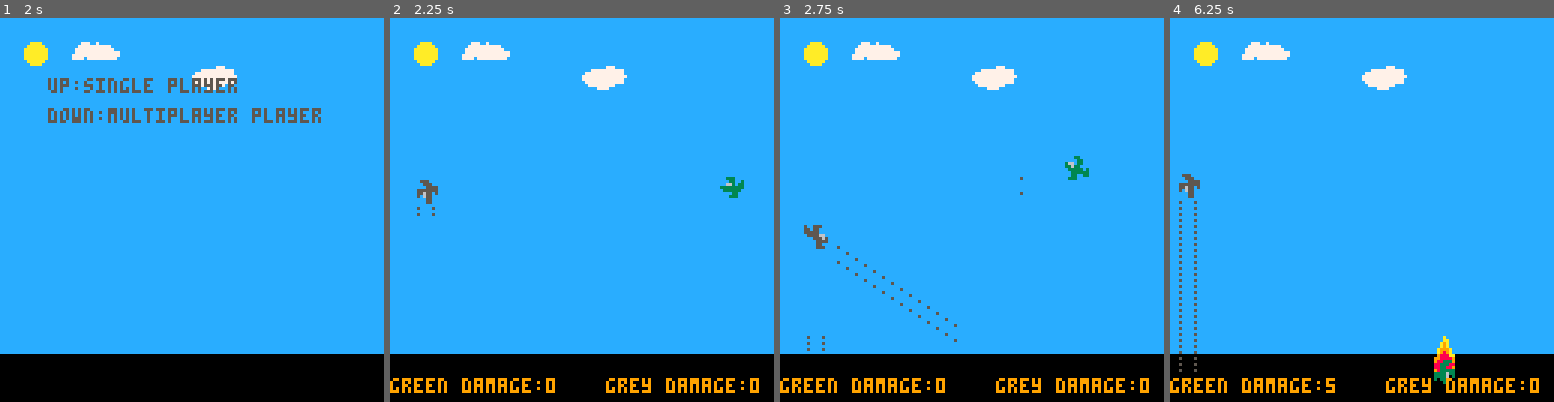
Above: before the commit, frames 1-4 (left to right).
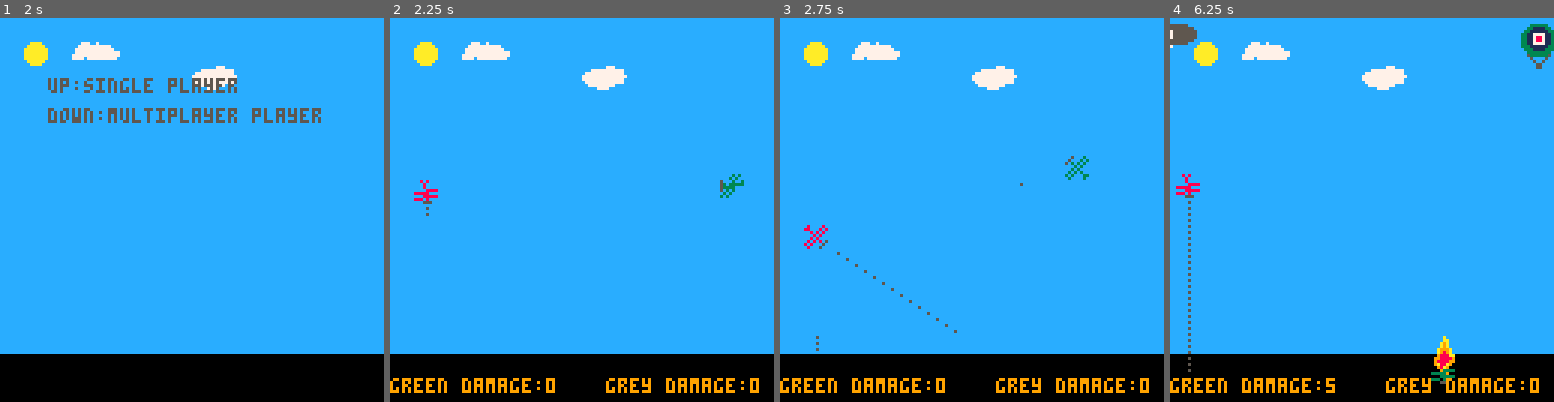
Above: after the commit, the same moments.

Repository: jerrybookbenson/pico8-games
Game: PICO-8 cartridge plane-battle.p8
Two runs of this game, one before a commit and one after it. Both use one fixed random seed, a clock stepped at 60 frames per second and the inputs below.
Inputs:
- Up to frame 1 (2 s): tap X (X key) at 0.33, 1.07, 1.85 s; tap O (Z key) at 0.7, 1.7 s; hold Right from 1.6 s (still down)
- Up to frame 2 (2.25 s): release Right at 2.1 s; tap O (Z key) at 2.1 s; hold Up from 2.15 s (still down)
- Up to frame 3 (2.75 s): release Up at 2.42 s; hold Right from 2.47 s (still down); tap O (Z key) at 2.5 s
- Up to frame 4 (6.25 s): tap O (Z key) every 0.4 s from 2.9 to 6.1 s; tap X (X key) at 2.97, 4.08, 5.2 s; release Right at 3.03 s; hold Left 3.08-3.58 s; hold Right 4.02-4.68 s; hold Up 4.73-5.03 s; hold Left 5.08-5.68 s; hold Right from 6.08 s (still down)

Frame 1 is identical in both runs. In frame 2, 0.4% of the frame differs, in the area x 6-93%, y 40-52%; in frame 3, 0.8%; in frame 4, 2.0%, in the area x 0-100%, y 1-96%.

Commit message:
fixed ww1 bugs

Diff:
--- a/plane-battle.p8
+++ b/plane-battle.p8
@@ -14,60 +14,126 @@
 
   pause = false
   is_crashing = false
-
+  is_ww1 = true
+  is_ww2 = false
   --player direction spr
-  pl1_n = 87
-  pl1_ne = 74
-  pl1_e = 71
-  pl1_se = 106
-  pl1_s = 119
-  pl1_sw = 122
-  pl1_w = 103
-  pl1_nw = 90
-	pl1_flame_spr = 94
-
-  pl2_n = 104
-  pl2_ne = 73
-  pl2_e = 88
-  pl2_se = 105
-  pl2_s = 72
-  pl2_sw = 121
-  pl2_w = 120
-  pl2_nw = 89
-  pl2_flame_spr = 93
-
-  --player spr when hit
-  pl1_n_h = 80
-  pl1_ne_h = 67
-  pl1_e_h = 64
-  pl1_se_h = 99
-  pl1_s_h = 112
-  pl1_sw_h = 115
-  pl1_w_h = 96
-  pl1_nw_h = 83
-
-  pl2_n_h = 97
-  pl2_ne_h = 66
-  pl2_e_h = 81
-  pl2_se_h = 98
-  pl2_s_h = 65
-  pl2_sw_h = 114
-  pl2_w_h = 113
-  pl2_nw_h = 82
+  if (is_ww1) then
+    pl1_n = 163
+    pl1_ne = 179
+    pl1_e = 130
+    pl1_se = 146
+    pl1_s = 162
+    pl1_sw = 178
+    pl1_w = 131
+    pl1_nw = 147
+    pl1_flame_spr = 132
+    pl1_rubble_spr1 = 133
+    pl1_rubble_spr2 = 135
+
+    pl2_n = 161
+    pl2_ne = 177
+    pl2_e = 128
+    pl2_se = 144
+    pl2_s = 160
+    pl2_sw = 176
+    pl2_w = 129
+    pl2_nw = 145
+    pl2_flame_spr = 148
+    pl2_rubble_spr1 = 149
+    pl2_rubble_spr2 = 151
+
+    --player spr when hit
+    pl1_n_h = 80
+    pl1_ne_h = 67
+    pl1_e_h = 64
+    pl1_se_h = 99
+    pl1_s_h = 112
+    pl1_sw_h = 115
+    pl1_w_h = 96
+    pl1_nw_h = 83
+
+    pl2_n_h = 97
+    pl2_ne_h = 66
+    pl2_e_h = 81
+    pl2_se_h = 98
+    pl2_s_h = 65
+    pl2_sw_h = 114
+    pl2_w_h = 113
+    pl2_nw_h = 82
+
+    zepplin_left_spr = 166
+    zepplin_middle_spr = 167
+    zepplin_right_spr = 168
+
+    balloon_nw_spr = 137
+    balloon_ne_spr = 138
+    balloon_sw_spr = 153
+    balloon_se_spr = 154
+
+    bullet_spr_horiz = 164
+    bullet_spr_vert = 164
+  elseif (is_ww2) then
+    pl1_n = 87
+    pl1_ne = 74
+    pl1_e = 71
+    pl1_se = 106
+    pl1_s = 119
+    pl1_sw = 122
+    pl1_w = 103
+    pl1_nw = 90
+    pl1_flame_spr = 94
+    pl1_rubble_spr1 = 75
+    pl1_rubble_spr2 = 91
+
+    pl2_n = 104
+    pl2_ne = 73
+    pl2_e = 88
+    pl2_se = 105
+    pl2_s = 72
+    pl2_sw = 121
+    pl2_w = 120
+    pl2_nw = 89
+    pl2_flame_spr = 93
+    pl2_rubble_spr1 = 107
+    pl2_rubble_spr2 = 123
+
+
+    --player spr when hit
+    pl1_n_h = 80
+    pl1_ne_h = 67
+    pl1_e_h = 64
+    pl1_se_h = 99
+    pl1_s_h = 112
+    pl1_sw_h = 115
+    pl1_w_h = 96
+    pl1_nw_h = 83
+
+    pl2_n_h = 97
+    pl2_ne_h = 66
+    pl2_e_h = 81
+    pl2_se_h = 98
+    pl2_s_h = 65
+    pl2_sw_h = 114
+    pl2_w_h = 113
+    pl2_nw_h = 82
+
+    bullet_spr_horiz = 95
+    bullet_spr_vert = 111
+  end
 
   flame_tail_spr1 = 77
   flame_tail_spr2 = 78
 
-  bullet_spr_horiz = 95
-  bullet_spr_vert = 111
+
 
   mortar_spr = 116
-  mortar_explosion_spr = 100
-
-  pl1_rubble_spr1 = 75
-  pl1_rubble_spr2 = 91
-  pl2_rubble_spr1 = 107
-  pl2_rubble_spr2 = 123
+  bomb_spr = 183
+
+  explosion_spr = 100
+  explosion_nw_spr = 68
+  explosion_sw_spr = 84
+  explosion_ne_spr = 69
+  explosion_se_spr = 85
 
 	actors = {} --all actors in world
   game_over = false
@@ -148,7 +214,18 @@
     move_player (pl1, pl1_flame, pl1_flame_spr,pl1_speed)
     move_player (pl2, pl2_flame, pl2_flame_spr,pl2_speed)
     move_bullets ()
-    move_mortars ()
+    if(is_ww1) then
+      move_zepplins()
+      move_balloons()
+      move_bombs()
+
+    elseif (is_ww2) then
+      if (flr(rnd(100)) == 1) then
+        make_actor(rnd(max_x), max_y + 1, mortar_spr, "n",speed, 0,rnd(max_y))
+      end
+      move_ordanance (mortar_spr,-speed)
+    end
+
     check_collision(pl1, pl1_flame_spr)
     check_collision(pl2, pl2_flame_spr)
 	end
@@ -169,7 +246,7 @@
 
 function check_collision(pl, flame_spr, flame)
   for actor in all(actors) do
-		if (actor.spr == bullet_spr_horiz or actor.spr == bullet_spr_vert or actor.spr == mortar_spr or actor.spr == mortar_explosion_spr) then
+		if (actor.spr == bullet_spr_horiz or actor.spr == bullet_spr_vert or actor.spr == mortar_spr or actor.spr == explosion_spr or is_exploding_spr(actor.spr) or actor.spr == bomb_spr) then
       if (actor.x >  pl.x -.5
         and actor.x < pl.x +.5
         and actor.y > pl.y - .5
@@ -178,7 +255,7 @@
         if (not is_crashing) then
           pl.damage = pl.damage + 1
           switch(pl)
-          if (pl.damage == game_over_damage or actor.spr == mortar_explosion_spr) then
+          if (pl.damage == game_over_damage or actor.spr == explosion_spr or is_exploding_spr(actor.spr)) then
             pl.damage = game_over_damage
             is_crashing = true;
             pl.spr = flame_spr
@@ -377,26 +458,81 @@
   end
 end
 
-function move_mortars()
-  local rand_mortar = flr(rnd(100))
-  if (rand_mortar == 1) then
-    make_actor(rnd(max_x), max_y + 1, mortar_spr, "n",speed, 0,rnd(max_y))
-  end
-  for actor in all(actors) do
-    if (actor.spr == mortar_spr) then
-      if (actor.y <= actor.explosion_y) then
+function move_ordanance(actor, ordanance_spr,ordanance_speed)
+
+    if (actor.spr == ordanance_spr) then
+      if ((actor.direction == "n" and actor.y <= actor.explosion_y) or (actor.direction == "s" and actor.y >= actor.explosion_y)) then
         del(actors,actor)
-        make_actor(actor.x,actor.y, mortar_explosion_spr)
-      end
-      actor.y = actor.y - speed
-    elseif (actor.spr == mortar_explosion_spr) then
+        make_actor(actor.x,actor.y, explosion_spr)
+      end
+      actor.y = actor.y + ordanance_speed
+    elseif (actor.spr == explosion_spr) then
       actor.explosion_counter = actor.explosion_counter + 1
       if (actor.explosion_counter == 10) then
+        make_actor(actor.x - .5 ,actor.y - .5, 68)
+        make_actor(actor.x - .5,actor.y + .5, 84)
+        make_actor(actor.x + .5,actor.y - .5, 69)
+        make_actor(actor.x + .5,actor.y + .5, 85)
         del(actors,actor)
       end
-    end
-  end
-
+    elseif (is_exploding_spr(actor.spr)) then
+      actor.explosion_counter = actor.explosion_counter + 1
+      if (actor.explosion_counter == 30) then
+        del(actors,actor)
+      end
+    end
+end
+
+function is_exploding_spr(actor_spr)
+  return (actor_spr == explosion_ne_spr or actor_spr == explosion_nw_spr or actor_spr == explosion_se_spr or actor_spr == explosion_sw_spr)
+end
+
+function move_zepplins()
+  if(flr(rnd(300)) == 1) then
+    make_actor(min_x - 2,min_y + .3, zepplin_left_spr)
+    make_actor(min_x - 1,min_y + .3, zepplin_middle_spr)
+    make_actor(min_x,min_y + .3, zepplin_right_spr)
+  end
+
+  for actor in all(actors) do
+    if (actor.spr == zepplin_left_spr or actor.spr == zepplin_middle_spr or actor.spr == zepplin_right_spr) then
+      actor.x = actor.x + other_speed
+
+      if(actor.x >= max_x + 1) then
+        del(actors,actor)
+      end
+    end
+  end
+end
+
+function move_balloons()
+  if(flr(rnd(300)) == 1) then
+    make_actor(max_x + 1,min_y + .3, balloon_ne_spr)
+    make_actor(max_x,min_y + .3, balloon_nw_spr)
+    make_actor(max_x + 1,min_y + 1.3, balloon_se_spr)
+    make_actor(max_x, min_y + 1.3, balloon_sw_spr)
+  end
+
+  for actor in all(actors) do
+    if (actor.spr == balloon_nw_spr or actor.spr == balloon_ne_spr or actor.spr == balloon_sw_spr or actor.spr == balloon_se_spr) then
+      actor.x = actor.x - other_speed
+
+      if(actor.x <= min_x - 1) then
+        del(actors,actor)
+      end
+    end
+  end
+end
+
+function move_bombs()
+  for actor in all(actors) do
+    if (actor.spr == zepplin_middle_spr or actor.spr == balloon_sw_spr) then
+      if(flr(rnd(100)) == 1) then
+        make_actor(actor.x,actor.y,bomb_spr,"s",  nil, nil, rnd(max_y - 4)+ 4)
+      end
+    end
+    move_ordanance (actor,bomb_spr,speed)
+  end
 end
 
 function control_players(pl, pl_flame_spr, pl_n, pl_s, pl_w, pl_e, pl_nw, pl_sw, pl_se, pl_ne,pl_index, pl_turn_count)
@@ -815,9 +951,73 @@
 
 
 
+…(64 lines of a section not shown)…
 __gff__
 0000000000002000000000000000000000000000000000000000000000000000000000000000000000000000000000000000000000000000000000000000000000000000000000000000000000000000000000000000000000000000000000000000000000000100000000000000000000000000000000000000000000000000
-0000000000000000000000000000008000000000000000000000000000000000010000000000000000000000000000000000000100000000000000000000000000000000000000000000000000000080000000000000000000000000000000000000000000000000000000000000000000000000000000000000000000000000
+0000000001000000000000000000000000000000010000000000000000000000010101010000000000000000010101010000000000000000000000000000000000000000000000000000000000000080000000000000000000000000000000000000000000000000000000000000000000000000000000000000000000000000
 __map__
 7f7f7f7f7f7f7f7f7f7f7f7f7f7f7f7f00000000000000000000000000000000000000000000000000000000000000000000000000000000000000000000000000000000000000000000000000000000000000000000000000000000000000000000000000000000000000000000000000000000000000000000000000000000
 7f4f7f6d6e7f7f7f7f7f7f7f7f7f7f7f00000000000000000000000000000000000000000000000000000000000000000000000000000000000000000000000000000000000000000000000000000000000000000000000000000000000000000000000000000000000000000000000000000000000000000000000000000000
Not shown, changed: 83 lines of the sprite sheet (__gfx__) section of plane-battle.p8
